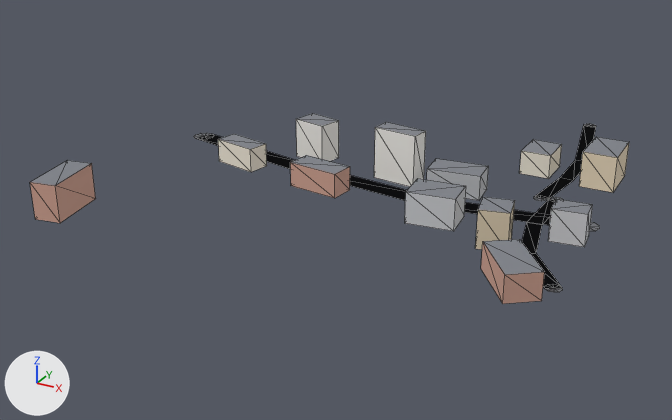
The glTF model apps/client/public/cities/moscow_synth/tiles/-2_0.glb as it was, and as the next commit left it.
Both versions are drawn from a 50 mm camera at (-171.0, -527.0, 194.0) aimed at (-410.0, -92.0, -24.0). The lights are fixed; the arrows at lower left show +X, +Y and +Z. The first picture is the older version. Mesh edges are drawn as thin lines. Vertices at exactly the same position are counted once.
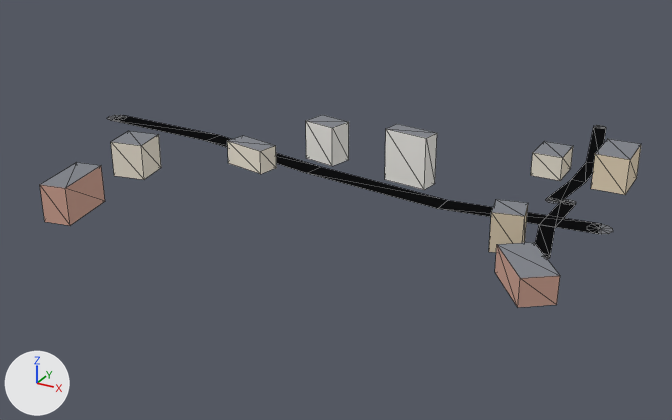
Pixel boxes [x1, y1, x2, y2] of what changed, in the pictures (672 x 420 px; the box of a moved part takes in the faces that stretch with it):
'Mesh_0', reshaped
    before: [30, 113, 629, 304]
    after: [40, 115, 641, 307]
part 1 of me_mesh_0, moved or reshaped
    before: [194, 133, 210, 139]
    after: [107, 115, 123, 120]
part 2 of me_mesh_0, moved or reshaped (not visible afterwards)
    before: [546, 288, 563, 292]
part 3 of me_mesh_0, moved or reshaped
    before: [534, 125, 596, 200]
    after: [546, 126, 606, 202]
part 4 of me_mesh_0, moved or reshaped
    before: [30, 160, 95, 223]
    after: [40, 162, 105, 226]
part 5 of me_mesh_0, moved or reshaped
    before: [374, 122, 426, 187]
    after: [385, 124, 437, 190]
part 6 of me_mesh_0, moved or reshaped
    before: [296, 113, 339, 161]
    after: [306, 115, 349, 166]
part 7 of me_mesh_0, moved or reshaped
    before: [218, 134, 267, 172]
    after: [227, 135, 276, 174]
part 8 of me_mesh_0, moved or reshaped
    before: [481, 239, 544, 304]
    after: [495, 242, 560, 307]
part 9 of me_mesh_0, moved or reshaped
    before: [475, 197, 515, 249]
    after: [489, 199, 528, 253]
part 10 of me_mesh_0, moved or reshaped
    before: [520, 139, 562, 179]
    after: [531, 141, 573, 181]
part 11 of me_mesh_0, moved or reshaped
    before: [579, 137, 629, 193]
    after: [591, 139, 641, 195]
part 12 of me_mesh_0, rebuilt (mostly hidden before)
    before: [197, 134, 551, 226]
    after: [110, 115, 602, 234]
part 13 of me_mesh_0, rebuilt (37% shorter)
    before: [522, 199, 562, 289]
    after: [535, 201, 576, 257]
part 14 of me_mesh_0, deleted
    before: [548, 199, 593, 247]
part 15 of me_mesh_0, deleted
    before: [290, 155, 350, 198]
part 16 of me_mesh_0, deleted
    before: [405, 179, 466, 231]
part 17 of me_mesh_0, deleted
    before: [427, 159, 489, 201]
part 18 of me_mesh_0, moved or reshaped
    before: [534, 197, 600, 231]
    after: [546, 199, 613, 234]
part 19 of me_mesh_0, added
    after: [111, 131, 161, 180]

Diff of the bpy script that builds the scene:
```diff
--- a/apps/client/public/cities/moscow_synth/tiles/-2_0.glb.py
+++ b/apps/client/public/cities/moscow_synth/tiles/-2_0.glb.py
@@ me_mesh_0 @@
-me_mesh_0.from_pydata(...)  # 186 vertices, 198 faces; spans x -520.0..-257.0, y -223.0..64.0, z 0.0..30.0
+me_mesh_0.from_pydata(...)  # 162 vertices, 168 faces; spans x -593.0..-252.0, y -223.0..64.0, z 0.0..30.0
+# me_mesh_0 part 1: the loose piece of 11 vertices spanning x -520.0..-507.0, y -85.0..-72.0, z 0.0 is moved by (-73.0, 2.0, 0.0)
+# me_mesh_0 part 2: the loose piece of 11 vertices spanning x -265.0..-257.0, y -172.0..-165.0, z 0.0 is moved by (-14.0, 28.0, 0.0)
+# me_mesh_0 part 3: the loose piece of 8 vertices spanning x -309.0..-288.0, y -74.0..61.0, z 0.0 is moved by (7.0, 0.0, 0.0)
+# me_mesh_0 part 4: the loose piece of 8 vertices spanning x -518.0..-498.0, y -223.0..-188.0, z 0.0..20.0 is moved by (7.0, 0.0, 0.0)
+# me_mesh_0 part 5: the loose piece of 8 vertices spanning x -387.0..-361.0, y -93.0..-78.0, z 0.0..30.0 is moved by (7.0, 0.0, 0.0)
+# me_mesh_0 part 6: the loose piece of 8 vertices spanning x -443.0..-420.0, y -86.0..-67.0, z 0.0..23.0 is moved by (7.0, 0.0, 0.0)
+# me_mesh_0 part 7: the loose piece of 8 vertices spanning x -479.0..-450.0, y -116.0..-98.0, z 0.0..14.0 is moved by (7.0, 0.0, 0.0)
+# me_mesh_0 part 8: the loose piece of 8 vertices spanning x -295.0..-262.0, y -192.0..-156.0, z 0.0..14.0 is moved by (7.0, 0.0, 0.0)
+# me_mesh_0 part 9: the loose piece of 8 vertices spanning x -308.0..-290.0, y -148.0..-129.0, z 0.0..20.0 is moved by (7.0, 0.0, 0.0)
+# me_mesh_0 part 10: the loose piece of 8 vertices spanning x -318.0..-301.0, y -44.0..-22.0, z 0.0..14.0 is moved by (7.0, 0.0, 0.0)
+# me_mesh_0 part 11: the loose piece of 8 vertices spanning x -283.0..-264.0, y -47.0..-19.0, z 0.0..20.0 is moved by (7.0, 0.0, 0.0)
+# me_mesh_0 part 12: the loose piece of 8 vertices spanning x -514.0..-264.0, y -113.0..-72.0, z 0.0 is rebuilt with 10 vertices and now spans x -587.0..-258.0, y -113.0..-70.0, z 0.0
+# me_mesh_0 part 13: the loose piece of 8 vertices spanning x -293.0..-257.0, y -171.0..-71.0, z 0.0 is rebuilt with 6 vertices and now spans x -286.0..-271.0, y -142.0..-71.0, z 0.0
+# me_mesh_0 part 14: the loose piece of 8 vertices spanning x -278.0..-260.0, y -123.0..-108.0, z 0.0..17.0 is deleted
+# me_mesh_0 part 15: the loose piece of 8 vertices spanning x -422.0..-391.0, y -126.0..-109.0, z 0.0..14.0 is deleted
+# me_mesh_0 part 16: the loose piece of 8 vertices spanning x -348.0..-321.0, y -138.0..-115.0, z 0.0..17.0 is deleted
+# me_mesh_0 part 17: the loose piece of 8 vertices spanning x -355.0..-324.0, y -96.0..-76.0, z 0.0..14.0 is deleted
+# me_mesh_0 part 18: 27 vertices removed from x -300.0..-260.0, y -103.0..-68.0, z 0.0; 27 vertices added at x -293.0..-252.0, y -103.0..-68.0, z 0.0
+# me_mesh_0 part 19: 8 vertices added at x -521.0..-498.0, y -158.0..-135.0, z 0.0..20.0
+# other edits to the shape of me_mesh_0 do not show in these pictures
 me_mesh_0.materials.append(mat_road)
```
